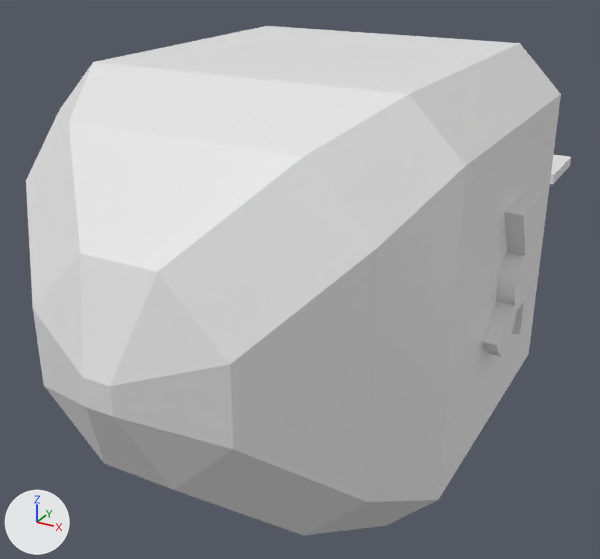
What one commit did to the FBX model Assets/Blender Exports/extra environment/nuke.fbx.
Before and after are seen from a camera (50 mm lens) standing at (1.9, -3.67, 2.77) and looking at (-0.15, 0.06, 0.91). Arrows for +X, +Y and +Z are at lower left; the lights stay in place.

Script lines for the objects in view, before the commit:
```python
me_cube_001 = bpy.data.meshes.new('Cube.001')
me_cube_001.from_pydata(...)  # 162 vertices, 134 faces; spans x -1.0..1.09, y -1.74..2.31, z -1.0..1.0
ob_cube = bpy.data.objects.new('Cube', me_cube_001)
ob_cube.location = (0.0, 0.0, 1.164)
```
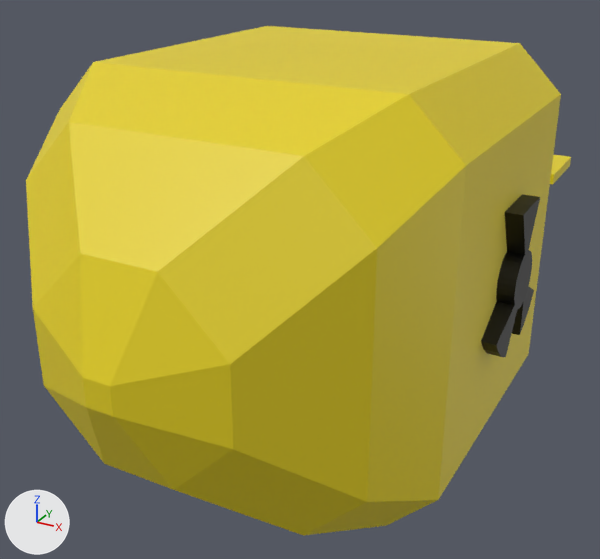
Location of each change, [x1, y1, x2, y2] in pixels of the pictures (600 x 559 px):
part 1 of me_cube_001, recoloured
    both: [481, 194, 540, 357]
part 2 of me_cube_001, recoloured (white to yellow)
    both: [96, 26, 571, 500]
part 3 of me_cube_001, recoloured (white to yellow)
    both: [26, 62, 466, 536]

What changed in the scene script:
```text
Add mat_symbolmat:
    mat_symbolmat = principled_material('SymbolMat')
    mat_symbolmat.base_color = (0.0, 0.0, 0.0)  # black #000000
Add mat_bodymat:
    mat_bodymat = principled_material('BodyMat')
    mat_bodymat.base_color = (0.8, 0.646, 0.0105)  # yellow #e7d21a
Change me_cube_001:
    where me_cube_001.from_pydata(...)  # 162 vertices, 134 faces; spans x -1.0..1.09, y -1.74..2.31, z -1.0..1.0
    used by ob_cube; location = (0.0, 0.0, 1.164)
    me_cube_001 part 1: 56 of the faces centred in x 0.9..1.09, y -0.29..0.31, z -0.32..0.39 switch from no material to mat_symbolmat (black #000000)
    me_cube_001 part 2: 53 of the faces centred in x -1.0..1.0, y 0.0..2.31, z -1.0..1.0 switch from no material to mat_bodymat (yellow #e7d21a)
    me_cube_001 part 3: 25 of the faces centred in x -0.92..0.92, y -1.74..-0.97, z -0.92..0.92 switch from no material to mat_bodymat (yellow #e7d21a)
```
